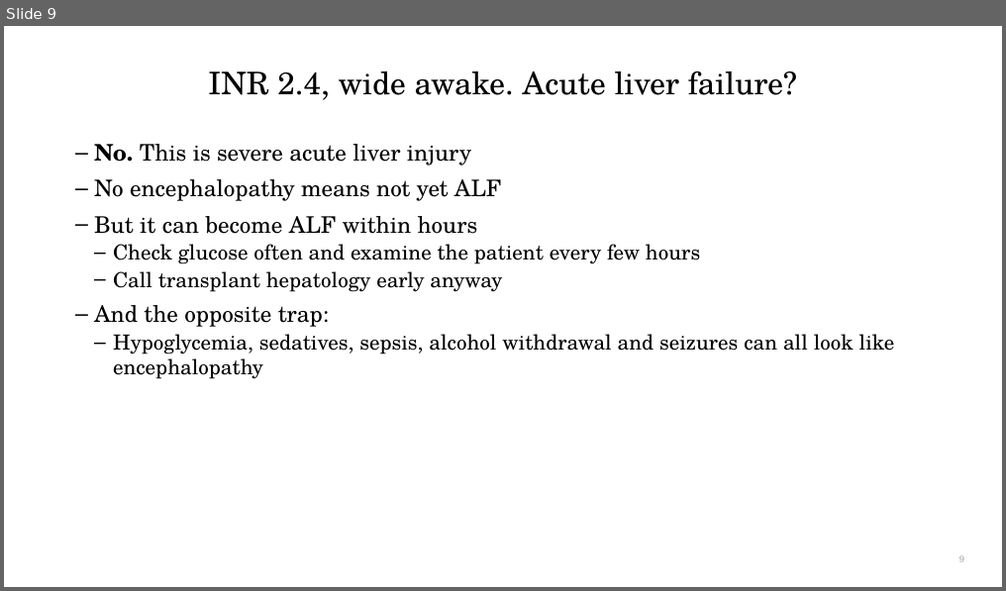
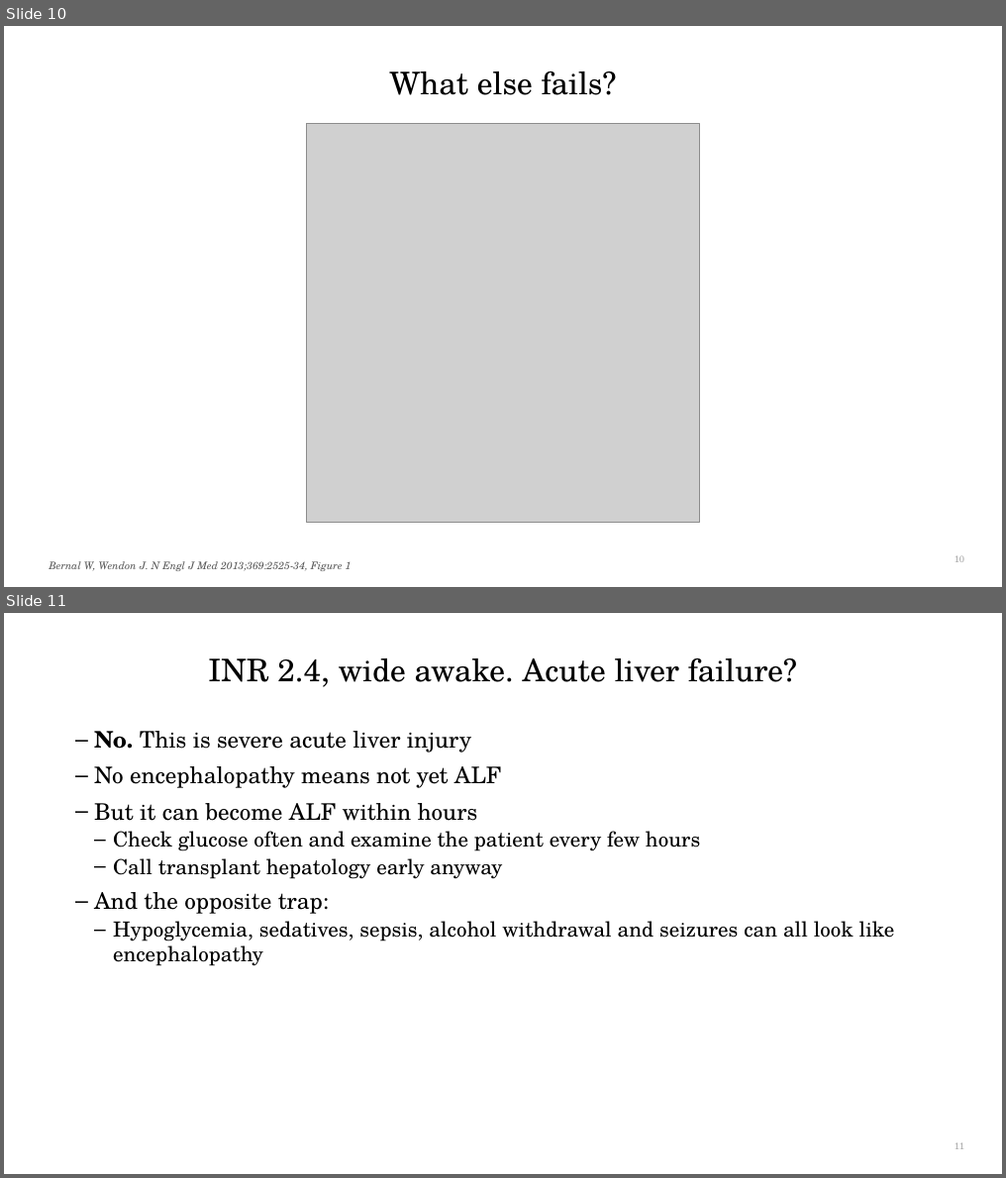
Before and after one commit to qaddodi/mohammad-almeqdadi-lectures, a slide deck: lectures/acute-liver-failure-aclf-in-icu/ALF and ACLF in the ICU.pptx. Shown one above the other, each under a label of ours: slide 9 before the commit, slides 10 and 11 after it. The pictures are 1006x591 and 1006x1178 pixels, drawn with LibreOffice and Linux fonts; fonts in the diff are those of the drawing; grey boxes stand for pictures. Boxes give left, top, right and bottom in pixels: in the first picture for what was removed or moved away, otherwise in the second. Text is boxed around its words. In the diff, an @@ line names an element or a change of style, - is before the commit and + after.

```diff
--- a/lectures/acute-liver-failure-aclf-in-icu/ALF and ACLF in the ICU.pptx
+++ b/lectures/acute-liver-failure-aclf-in-icu/ALF and ACLF in the ICU.pptx
@@ slide 10 added at <box>4,26,1002,587</box>, background #FFFFFF @@
@@ title added at <box>389,71,617,95</box>, 30 pt, text #000000 @@
+What else fails?
@@ picture added at <box>307,123,699,522</box> @@
@@ page number added at <box>954,556,965,563</box>, 9 pt, text #A6A6A6 @@
+10
@@ text added at <box>49,562,351,571</box>, 10 pt, text #595959, italic @@
+Bernal W, Wendon J. N Engl J Med 2013;369:2525-34, Figure 1
@@ what was slide 9 is now slide 11 @@
@@ page number at <box>954,1143,965,1150</box>: text changed @@
-9
+11
```
Also in this commit, not shown: 9 slides changed, 6 other slides added, 6 other files.
